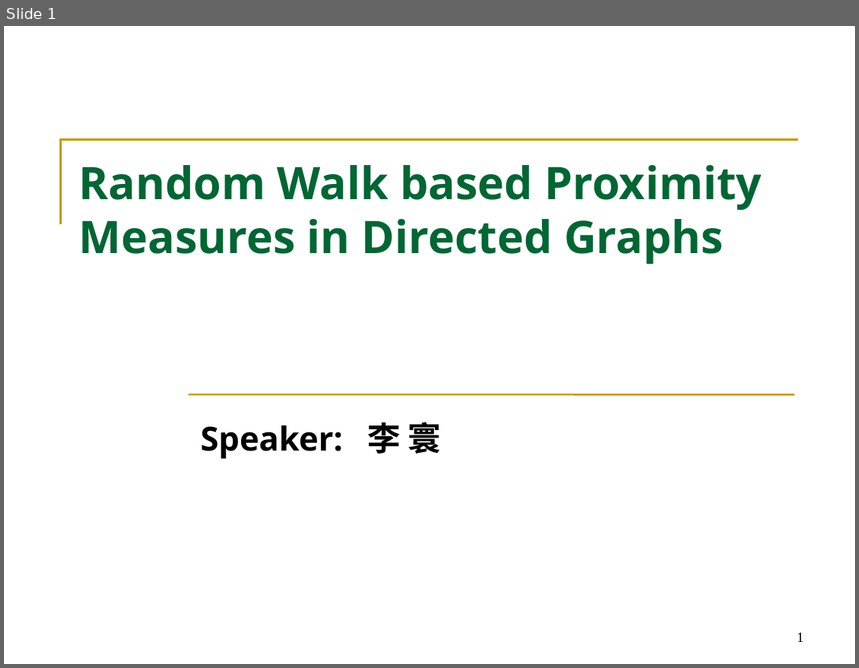
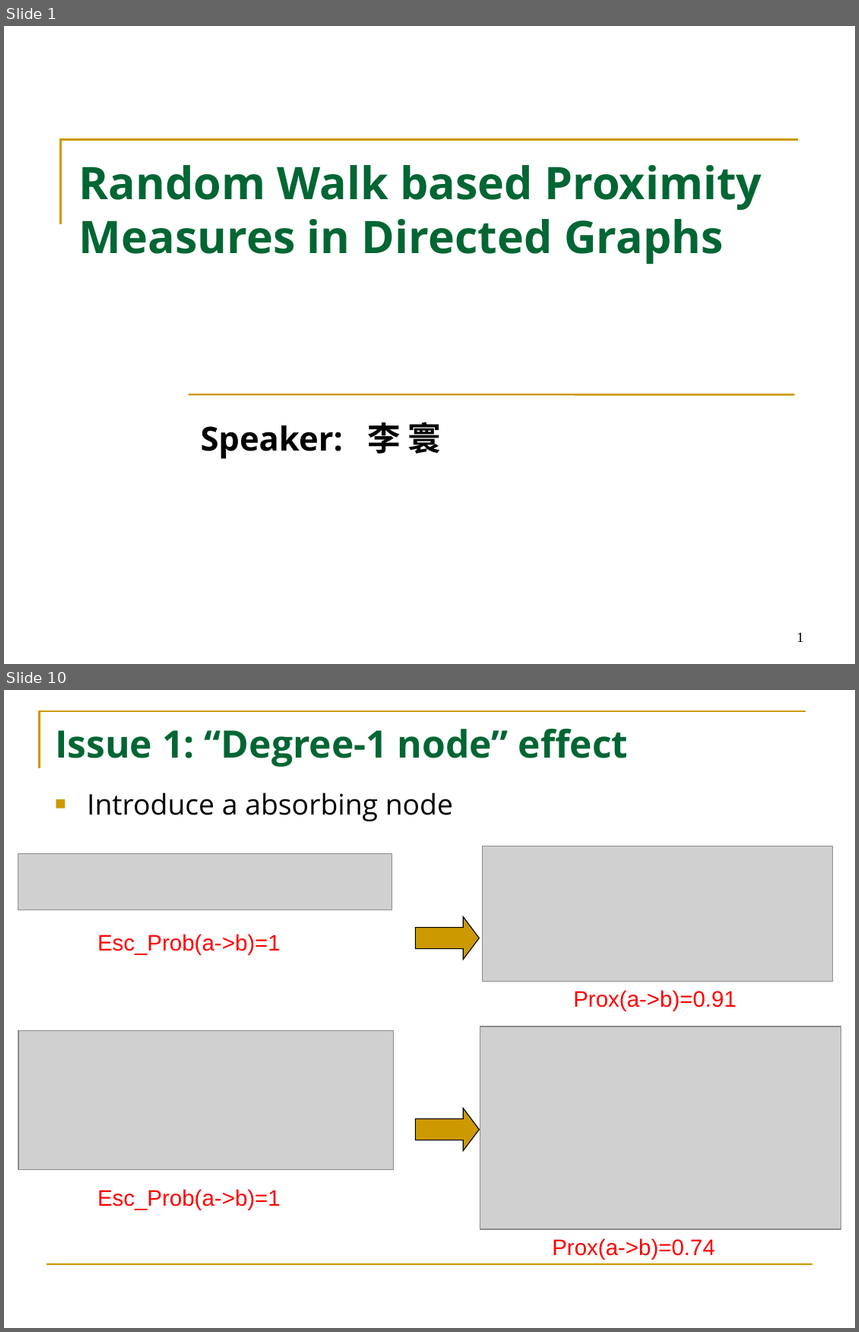
Before and after one commit to HuanSGT/rw-dir-prox, a slide deck: Random Walk based Proximity Measures in Directed Graphs.pptx. Shown one above the other, each under a label of ours: slide 1 before the commit, slides 1 and 10 after it; the slides between them are not shown. The pictures are 859x668 and 859x1332 pixels, drawn with LibreOffice and Linux fonts; fonts in the diff are those of the drawing; grey boxes stand for pictures. Boxes give left, top, right and bottom in pixels: in the first picture for what was removed or moved away, otherwise in the second. Text is boxed around its words. In the diff, an @@ line names an element or a change of style, - is before the commit and + after.

```diff
--- a/Random Walk based Proximity Measures in Directed Graphs.pptx
+++ b/Random Walk based Proximity Measures in Directed Graphs.pptx
@@ slide 10 added at (4, 690, 855, 1328), background #FFFFFF @@
@@ freeform shape added at (40, 711, 806, 768), outline #CC9900 1.5 pt @@
@@ title added at (55, 729, 629, 767), 32 pt, text #006633, bold @@
+  Issue 1: “Degree-1 node” effect
@@ text added at (87, 793, 453, 821), 24 pt, text #000000 @@
+■ Introduce a absorbing node
@@ picture added at (482, 846, 832, 981) @@
@@ picture added at (18, 853, 393, 910) @@
@@ right arrow added at (415, 917, 479, 960), fill #CC9900, outline #000000 0.75 pt @@
@@ text added at (97, 934, 281, 954), 19 pt, text #FF0000 @@
+Esc_Prob(a->b)=1
@@ text added at (573, 990, 737, 1011), 19 pt, text #FF0000 @@
+Prox(a->b)=0.91
@@ picture added at (18, 1030, 394, 1170) @@
@@ picture added at (481, 1026, 842, 1230) @@
@@ right arrow added at (415, 1109, 479, 1151), fill #CC9900, outline #000000 0.75 pt @@
@@ text added at (97, 1189, 281, 1210), 19 pt, text #FF0000 @@
+Esc_Prob(a->b)=1
@@ text added at (552, 1239, 715, 1260), 19 pt, text #FF0000 @@
+Prox(a->b)=0.74
@@ line added from (47, 1265) to (813, 1265), #CC9900 1.5 pt @@
```
Also in this commit, not shown: 5 slides changed, 16 other slides added, 1 slide removed, 5 other files.
